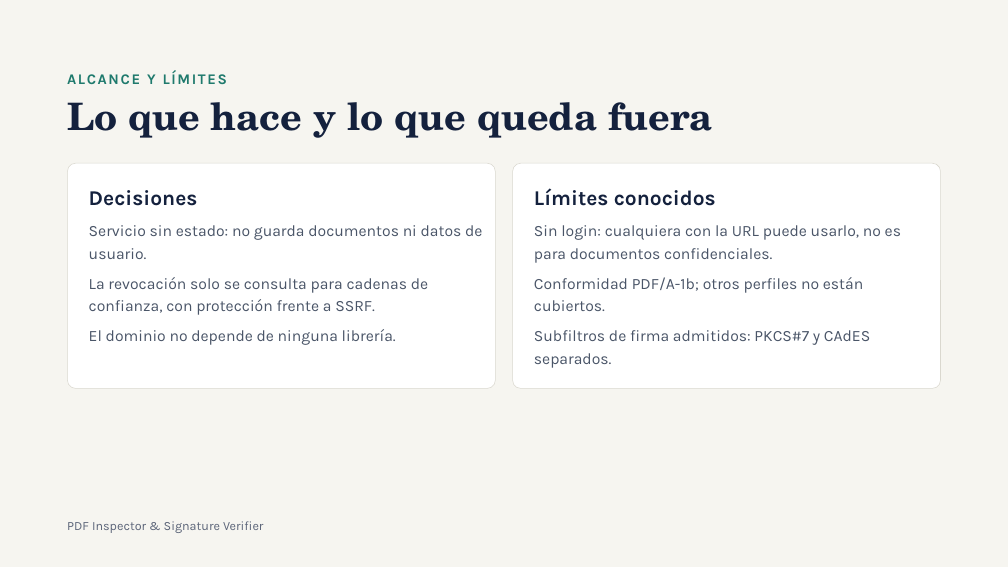
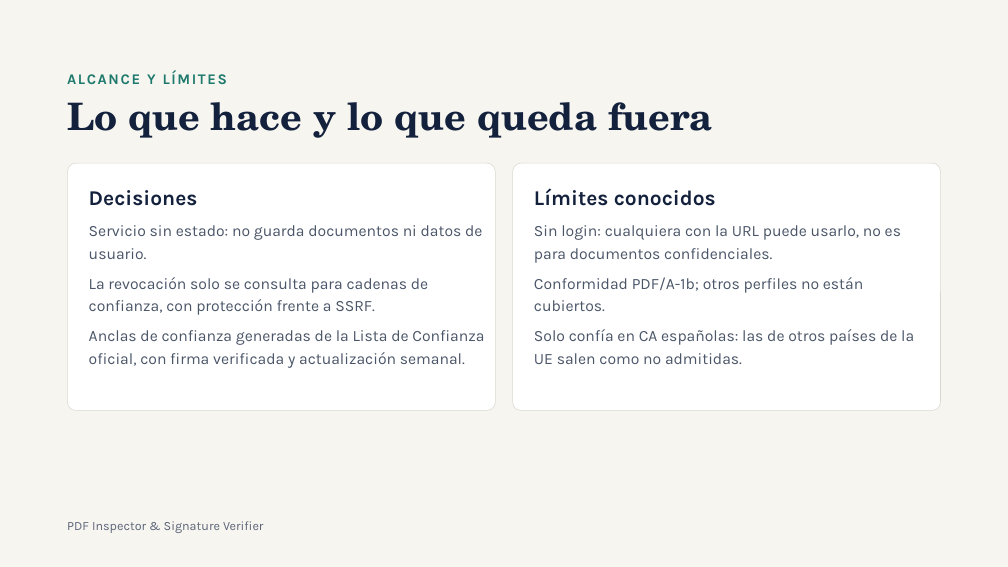
Before and after one commit to avalinani/verificador, a slide deck: slide 16 of docs/PDF-Inspector-TFM.pptx. Drawn at 1008x567 pixels with LibreOffice and Linux fonts; fonts in the diff are those of the drawing. Boxes give left, top, right and bottom in pixels: in the first picture for what was removed or moved away, otherwise in the second. Text is boxed around its words. In the diff, an @@ line names an element or a change of style, - is before the commit and + after.

```diff
--- a/docs/PDF-Inspector-TFM.pptx
+++ b/docs/PDF-Inspector-TFM.pptx
@@ rounded rectangle: place and size @@
-rounded rectangle at (67, 163, 495, 389)
+rounded rectangle at (67, 163, 495, 411)
@@ rounded rectangle at (67, 163, 495, 411): proportions changed @@
@@ rounded rectangle at (513, 163, 941, 411): proportions changed @@
@@ rounded rectangle: place and size @@
-rounded rectangle at (513, 163, 941, 389)
+rounded rectangle at (513, 163, 941, 411)
@@ text at (534, 329, 914, 364): text changed @@
-Subfiltros de firma admitidos: PKCS#7 y CAdES separados.
+Solo confía en CA españolas: las de otros países de la UE salen como no admitidas.
@@ text at (89, 330, 484, 368): text changed @@
-El dominio no depende de ninguna librería.
+Anclas de confianza generadas de la Lista de Confianza oficial, con firma verificada y actualización semanal.
```
Also in this commit, not shown: 2 other slides changed, 2 other files.
